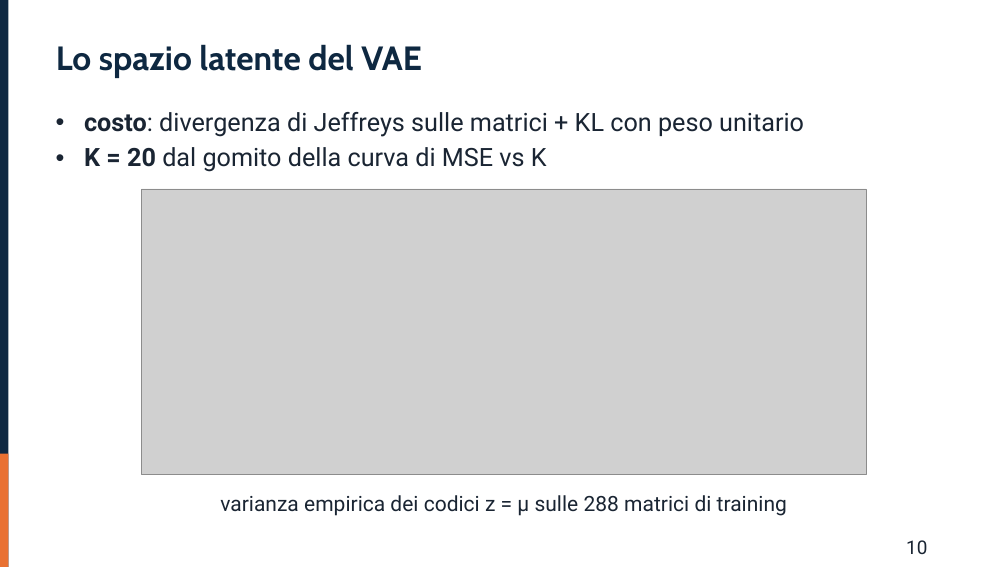
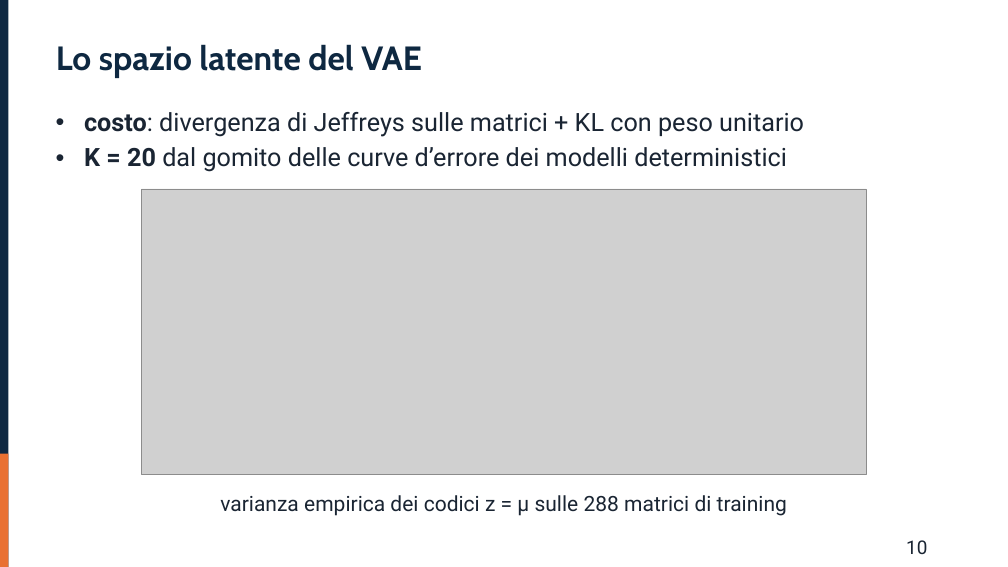
Before and after one commit to rcrupiISP/SyntheticCorrelationVAE, a slide deck: slide 12 of Dai pixel ai portafogli finanziari.pptx. Drawn at 1008x567 pixels with LibreOffice and Linux fonts; fonts in the diff are those of the drawing; grey boxes stand for pictures. Boxes give left, top, right and bottom in pixels: in the first picture for what was removed or moved away, otherwise in the second. Text is boxed around its words. In the diff, an @@ line names an element or a change of style, - is before the commit and + after.

```diff
--- a/Dai pixel ai portafogli finanziari.pptx
+++ b/Dai pixel ai portafogli finanziari.pptx
@@ text at (84,147,787,172): text changed @@
-• K = 20 dal gomito della curva di MSE vs K
+• K = 20 dal gomito delle curve d’errore dei modelli deterministici
```
Also in this commit, not shown: 2 other slides changed.
